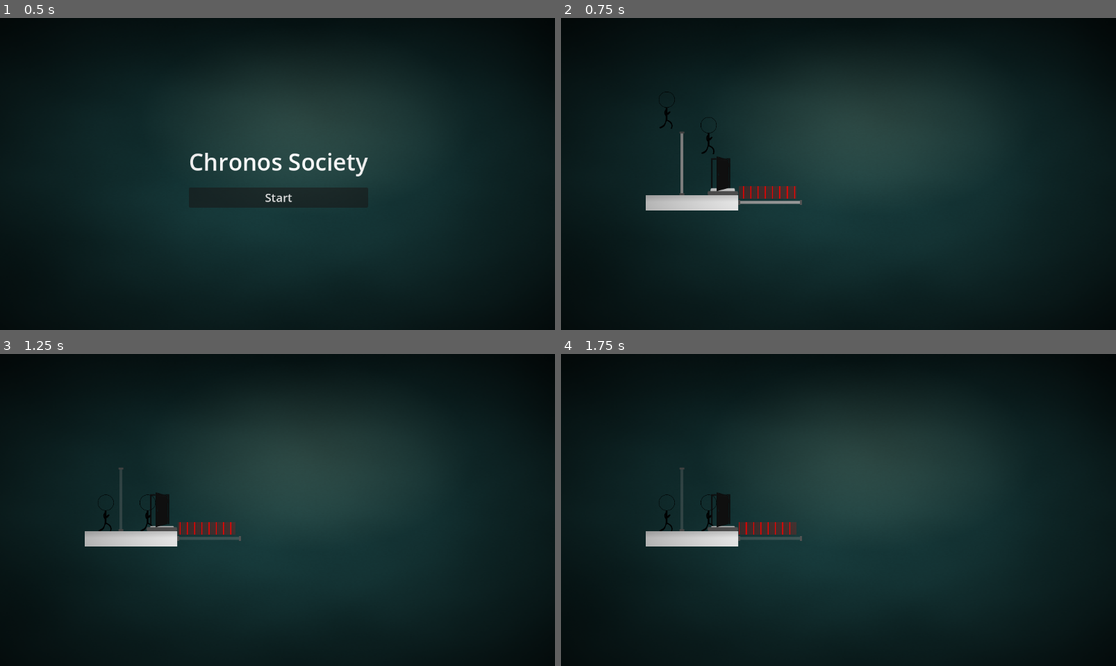
Above: before the commit, frames 1-4 (two rows, left to right).
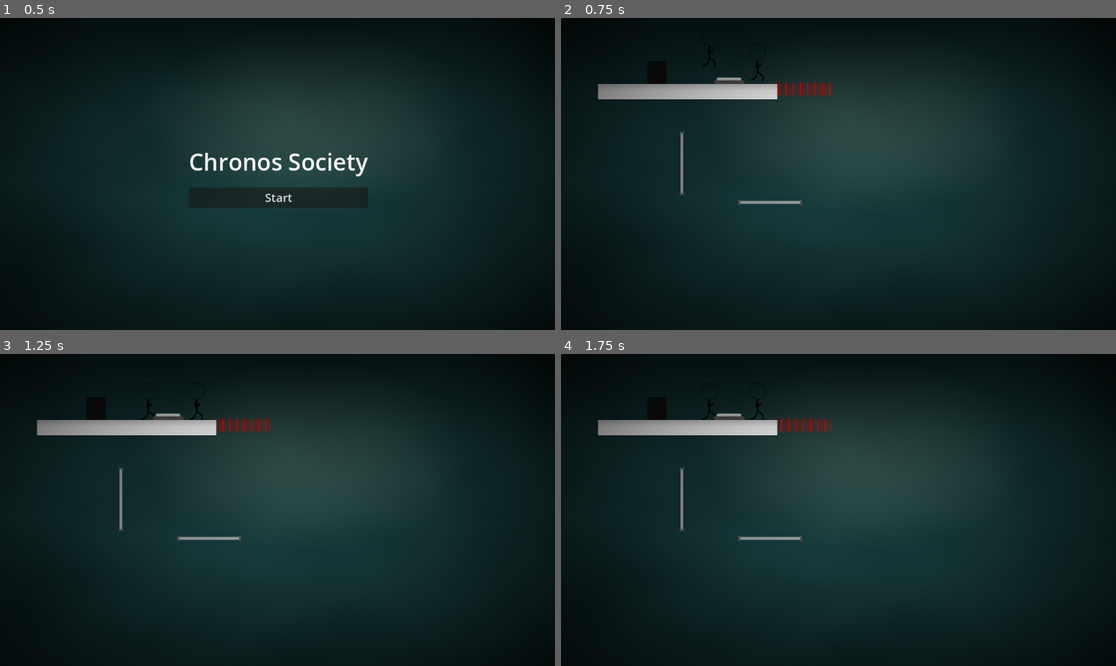
Above: after the commit, the same moments.

Repository: NahuelArrieta/ChronosSociety
Game: Godot game, scene res://ui/main_menu.tscn
The game is run twice, just before and just after one commit, with the same random seed, the same clock (stepped at 60 frames per second) and the same inputs.
Inputs:
- Up to frame 1 (0.5 s): no input
- Up to frame 2 (0.75 s): click "Start" at 0.5 s
- Up to frame 3 (1.25 s): no input
- Up to frame 4 (1.75 s): tap Space (REVERT_P1) at 1.35 s

Frame 1 is identical in both runs. In frame 2, 3.8% of the frame differs, in the area x 6-49%, y 10-62%; in frame 3, 4.0%; in frame 4, 4.0%, in the area x 6-49%, y 11-62%.

Commit message:
fix kill zone

Diff:
--- a/entities/enviroment/killzone/killzone.gd
+++ b/entities/enviroment/killzone/killzone.gd
@@ -1,4 +1,11 @@
 extends Area2D
+
+@export var groupId: int
+@export var default: bool = true
+
+func _ready() -> void:
+	setStatus(default)
+	Global.buttonChanged.connect(on_button_changed)
 
 # This function is automatically called when a body enters the Area2D.
 func _on_Area2D_body_entered(body):
@@ -13,3 +20,15 @@
 		$Audio.stop()
 		get_tree().reload_current_scene()
 		pass
+
+func on_button_changed(button_id: int, is_active: bool) -> void:
+	# Check if the signal's ID matches this door's ID.
+	if button_id == groupId:
+		if is_active:  ## inversal
+			setStatus(!default)
+		else:
+			setStatus(default)
+
+func setStatus(value: bool):
+	$CollisionShape2D.disabled = !value
+	$CollisionShape2D.visible = value
--- a/entities/enviroment/platform/platform.tscn
+++ b/entities/enviroment/platform/platform.tscn
@@ -3,7 +3,7 @@
 [ext_resource type="Texture2D" uid="uid://b82a1js512dd7" path="res://visual/platform/platform.png" id="1_yecdb"]
 
 [sub_resource type="RectangleShape2D" id="RectangleShape2D_vmhxp"]
-size = Vector2(63, 63)
+size = Vector2(64, 64)
 
 [node name="Platform" type="StaticBody2D"]
 
--- a/levels/level.tscn
+++ b/levels/level.tscn
@@ -18,31 +18,20 @@
 [node name="Background" parent="." instance=ExtResource("6_gjl0y")]
 
 [node name="Player1" parent="." instance=ExtResource("1_80vhd")]
-position = Vector2(220, 187)
+position = Vector2(309, 59)
 
 [node name="Platforms" type="Node" parent="."]
 
 [node name="Platform" parent="Platforms" instance=ExtResource("2_hjsbj")]
-position = Vector2(224, 384)
-
-[node name="Platform2" parent="Platforms" instance=ExtResource("2_hjsbj")]
-position = Vector2(192, 384)
-
-[node name="Platform3" parent="Platforms" instance=ExtResource("2_hjsbj")]
-position = Vector2(256, 384)
-
-[node name="Platform4" parent="Platforms" instance=ExtResource("2_hjsbj")]
-position = Vector2(320, 384)
-
-[node name="Platform5" parent="Platforms" instance=ExtResource("2_hjsbj")]
-position = Vector2(288, 384)
+position = Vector2(263, 153)
+scale = Vector2(11.6022, 1)
 
 [node name="Player2" parent="." instance=ExtResource("1_80vhd")]
-position = Vector2(307, 240)
+position = Vector2(409, 88)
 player_number = 2
 
 [node name="Button" parent="." instance=ExtResource("4_5mrsh")]
-position = Vector2(336, 359)
+position = Vector2(349, 129)
 
 [node name="Door" parent="." instance=ExtResource("5_safpt")]
 position = Vector2(251, 302)
@@ -50,9 +39,6 @@
 [node name="Door2" parent="." instance=ExtResource("5_safpt")]
 position = Vector2(434, 383)
 rotation = 1.5708
-
-[node name="Platform" parent="." instance=ExtResource("2_hjsbj")]
-position = Vector2(352, 384)
 
 [node name="AudioStreamPlayer2D" type="AudioStreamPlayer2D" parent="."]
 stream = ExtResource("7_vnv7o")
@@ -67,12 +53,12 @@
 [node name="TimeTravelController" parent="." instance=ExtResource("9_ukwr8")]
 
 [node name="WinningDoor" parent="." instance=ExtResource("10_ukwr8")]
-position = Vector2(333, 323)
+position = Vector2(198, 121)
 scale = Vector2(0.5, 0.5)
 
 [node name="SceneContoller" type="Node" parent="."]
 script = ExtResource("11_pb8y7")
 
 [node name="Killzone" parent="." instance=ExtResource("12_hy0rb")]
-position = Vector2(429, 363)
+position = Vector2(502, 149)
 scale = Vector2(5, 1)
